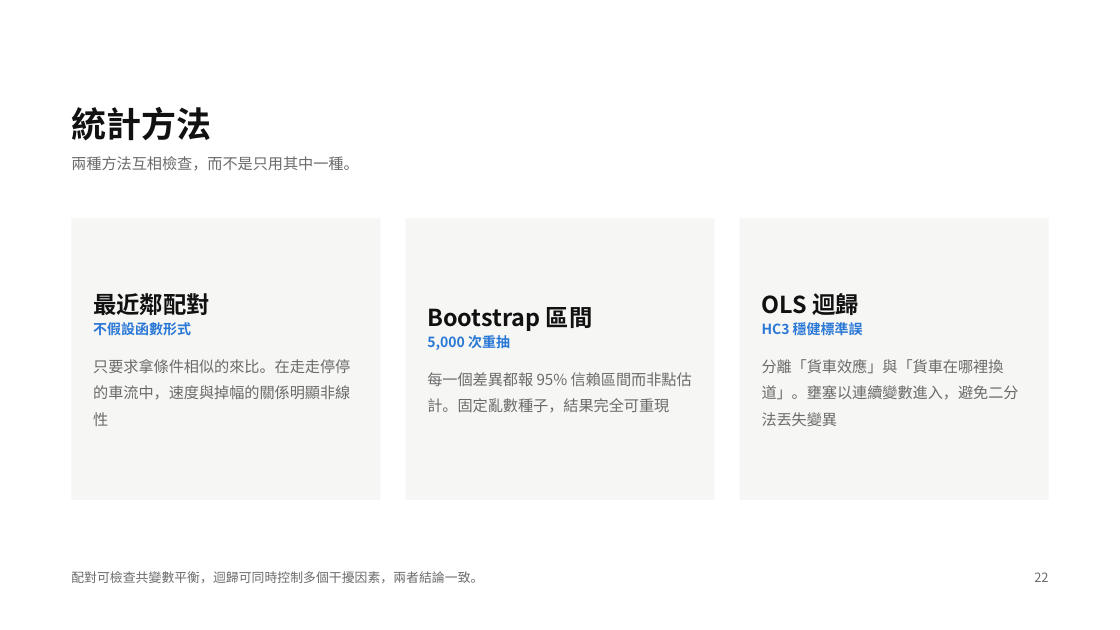
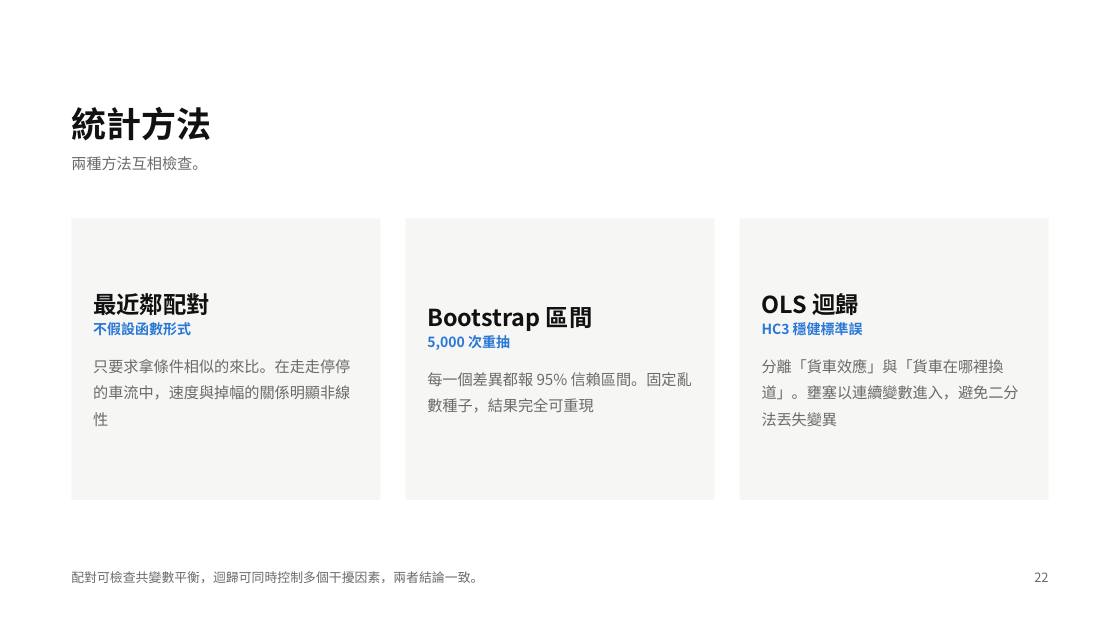
Before and after one commit to wein2004/lane-change-externality, a slide deck: slide 22 of 變換車道的外部成本.pptx. Drawn at 1120x630 pixels with LibreOffice and Linux fonts; fonts in the diff are those of the drawing. Boxes give left, top, right and bottom in pixels: in the first picture for what was removed or moved away, otherwise in the second. Text is boxed around its words. In the diff, an @@ line names an element or a change of style, - is before the commit and + after.

```diff
--- a/變換車道的外部成本.pptx
+++ b/變換車道的外部成本.pptx
@@ text at [71,156,207,170]: text changed @@
-兩種方法互相檢查，而不是只用其中一種。
+兩種方法互相檢查。
@@ text in rectangle at [427,372,692,413]: text changed @@
-每一個差異都報 95% 信賴區間而非點估計。固定亂數種子，結果完全可重現
+每一個差異都報 95% 信賴區間。固定亂數種子，結果完全可重現
```
Also in this commit, not shown: 10 other slides changed, 3 other files.
